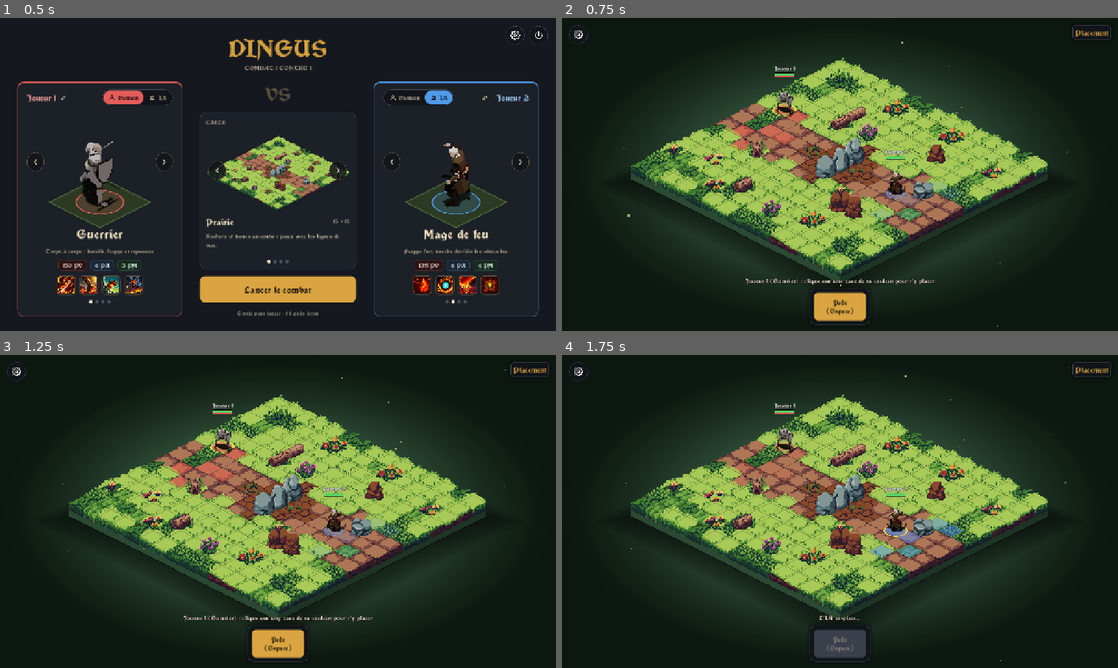
Above: before the commit, frames 1-4 (two rows, left to right).
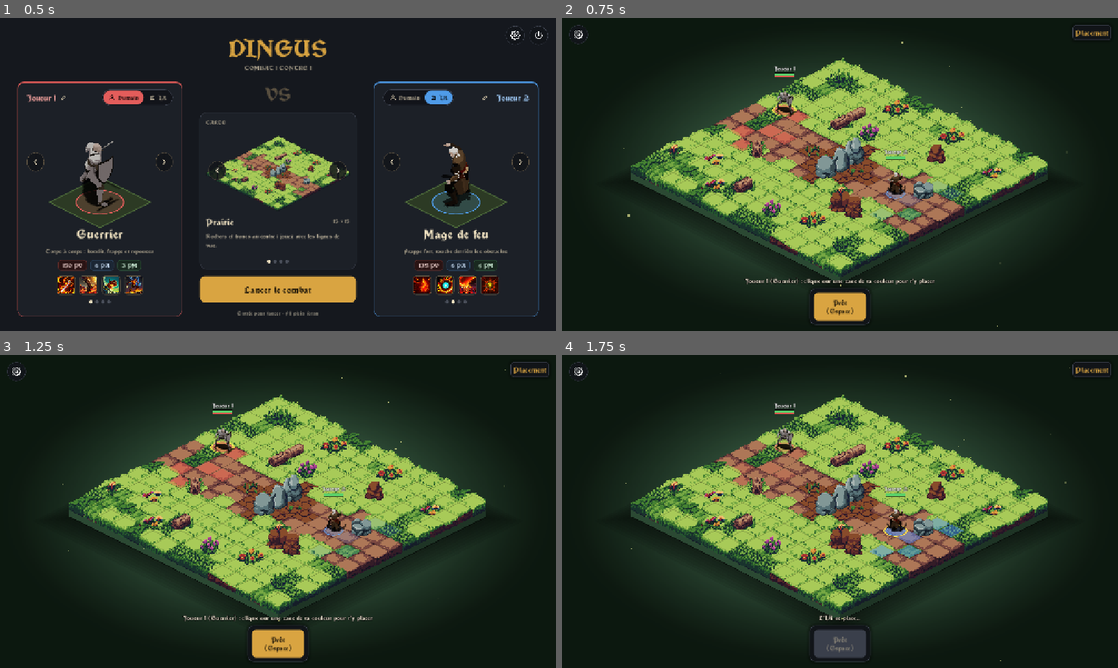
Above: after the commit, the same moments.

Repository: GuenotF/Dingus
Game: Godot game, scene res://scenes/menu.tscn
The game is run twice, just before and just after one commit, with the same random seed, the same clock (stepped at 60 frames per second) and the same inputs.
Inputs:
- Up to frame 1 (0.5 s): no input
- Up to frame 2 (0.75 s): click "Lancer le combat" at 0.5 s
- Up to frame 3 (1.25 s): no input
- Up to frame 4 (1.75 s): click "Prêt (Espace)" at 1.25 s

Frame 1 is identical in both runs. In frame 2, 0.2% of the frame differs, in the area x 25-79%, y 33-75%; in frame 3, 0.2%; in frame 4, 0.2%.

Commit message:
Polish : vent sur les arbres, herbes et fleurs (shader) + réglage
Shader vent.gdshader posé par TileWind sur les tuiles du TileSet (propriété
material) : palmiers et touffes du désert, arbres/sapins/buissons du village,
fleurs de la prairie. Réglage « Animations du décor » dans les paramètres.

Co-Authored-By: Claude Sonnet 5.5 <noreply@anthropic.com>
Claude-Session: https://claude.ai/code/session_016TqoMGpG5jku75qaKDTUnG

Diff:
--- /dev/null
+++ b/assets/shaders/vent.gdshader
@@ -0,0 +1,26 @@
+shader_type canvas_item;
+// Vent sur le décor (arbres, herbes, fleurs) : le haut du sprite se balance, le pied reste fixe.
+// Tout est dans le vertex : le sprite est un quad dont seuls les deux coins du haut bougent,
+// ce qui donne un léger cisaillement. Aucune logique de jeu.
+
+// Zone du sprite dans l'atlas, en coordonnées UV (x, y, largeur, hauteur) : fixée par TileWind.
+uniform vec4 region = vec4(0.0, 0.0, 1.0, 1.0);
+// Déplacement maximal du haut du sprite, en pixels de la tuile.
+uniform float amplitude = 4.0;
+uniform float speed = 1.3;
+// 0 coupe l'effet (réglage « Animations du décor »).
+uniform float strength = 1.0;
+// Pas de quantification en pixels de la tuile (0 = mouvement lisse) : utile en pixel art.
+uniform float snap = 0.0;
+
+void vertex() {
+	float top = clamp(1.0 - (UV.y - region.y) / region.w, 0.0, 1.0);
+	// Une rafale traverse la carte en diagonale : les arbres voisins sont presque en phase.
+	float t = TIME * speed + (VERTEX.x * 0.5 + VERTEX.y) * 0.006;
+	float gust = sin(t) + 0.4 * sin(t * 2.3 + 1.3);
+	float dx = amplitude * top * gust * strength;
+	if (snap > 0.0) {
+		dx = floor(dx / snap + 0.5) * snap;
+	}
+	VERTEX.x += dx;
+}
--- a/scripts/main.gd
+++ b/scripts/main.gd
@@ -67,6 +67,7 @@
 	# Carte : les tuiles sont alignées sur la grille du jeu (centre de la case (0, 0) en (0, 0)).
 	add_child(map)
 	map.position = -map.ground().map_to_local(Vector2i.ZERO) * map.scale
+	TileWind.apply(map) # vent sur arbres, herbes et fleurs
 	map.placement().hide() # les zones sont affichées par le plateau pendant le placement
 
 	board = BoardView.new()
--- /dev/null
+++ b/scripts/map/tile_wind.gd
@@ -0,0 +1,70 @@
+class_name TileWind
+extends RefCounted
+## Pose le shader de vent (assets/shaders/vent.gdshader) sur les tuiles de décor qui s'y prêtent
+## (arbres, herbes, fleurs), via la propriété `material` des tuiles du TileSet.
+## Purement visuel. Réglage joueur : Settings.scenery_animation (coupe l'effet).
+
+const SHADER := preload("res://assets/shaders/vent.gdshader")
+
+## Par TileSet : liste de { "coords": cases de l'atlas, "amplitude": px, "snap": px (0 = lisse) }.
+const CONFIG := {
+	"res://assets/tiles/desert/desert_tileset.tres": [
+		# Palmiers (Tree A1-A4) puis touffes (Flora C1-C4).
+		{"coords": [Vector2i(6, 2), Vector2i(7, 2), Vector2i(0, 3), Vector2i(1, 3)], "amplitude": 5.0, "snap": 0.0},
+		{"coords": [Vector2i(4, 1), Vector2i(5, 1), Vector2i(6, 1), Vector2i(7, 1)], "amplitude": 4.0, "snap": 0.0},
+	],
+	"res://assets/tiles/village/village_tileset.tres": [
+		# Feuillus, puis sapins (plus raides), puis buissons et hautes herbes.
+		{"coords": [Vector2i(2, 4), Vector2i(5, 4), Vector2i(7, 4), Vector2i(0, 5)], "amplitude": 4.5, "snap": 0.0},
+		{"coords": [Vector2i(3, 4), Vector2i(4, 4), Vector2i(6, 4), Vector2i(1, 5)], "amplitude": 2.5, "snap": 0.0},
+		{"coords": [Vector2i(0, 6), Vector2i(1, 6), Vector2i(2, 6), Vector2i(3, 6), Vector2i(4, 6), Vector2i(5, 6)], "amplitude": 5.0, "snap": 0.0},
+	],
+	"res://assets/tiles/terrain_tileset.tres": [
+		# Fleurs et buisson de la prairie (pixel art : mouvement au pixel près).
+		{"coords": [Vector2i(0, 4), Vector2i(1, 4), Vector2i(2, 4), Vector2i(3, 4)], "amplitude": 1.6, "snap": 1.0},
+	],
+}
+
+static var _materials: Array[ShaderMaterial] = []
+static var _prepared := {}
+
+
+## À appeler une fois la carte instanciée.
+static func apply(map: BattleMap) -> void:
+	for layer in [map.ground(), map.ground_detail(), map.decor()]:
+		if layer != null and layer.tile_set != null:
+			_prepare(layer.tile_set)
+	_refresh()
+	if not Settings.changed.is_connected(_refresh):
+		Settings.changed.connect(_refresh)
+
+
+static func _prepare(tile_set: TileSet) -> void:
+	var path := tile_set.resource_path
+	if not CONFIG.has(path) or _prepared.has(path):
+		return
+	_prepared[path] = true
+	var source := tile_set.get_source(tile_set.get_source_id(0)) as TileSetAtlasSource
+	if source == null or source.texture == null:
+		return
+	var tex_size := Vector2(source.texture.get_size())
+	var cell := Vector2(source.texture_region_size)
+	for group in CONFIG[path]:
+		for coords: Vector2i in group["coords"]:
+			if not source.has_tile(coords):
+				continue
+			var material := ShaderMaterial.new()
+			material.shader = SHADER
+			var origin := Vector2(coords) * cell / tex_size
+			var size := cell / tex_size
+			material.set_shader_parameter("region", Vector4(origin.x, origin.y, size.x, size.y))
+			material.set_shader_parameter("amplitude", group["amplitude"])
+			material.set_shader_parameter("snap", group["snap"])
+			source.get_tile_data(coords, 0).material = material
+			_materials.append(material)
+
+
+static func _refresh() -> void:
+	var on := 1.0 if Settings.scenery_animation else 0.0
+	for material in _materials:
+		material.set_shader_parameter("strength", on)
--- a/scripts/settings.gd
+++ b/scripts/settings.gd
@@ -15,6 +15,8 @@
 var fullscreen := false
 ## Particules d'ambiance du fond : 0 aucune, 1 réduites, 2 complètes.
 var particles_level := 2
+## Animations du décor (vent sur arbres, herbes et fleurs).
+var scenery_animation := true
 
 const PARTICLES_LABELS: Array[String] = ["Aucune", "Réduites", "Complètes"]
 
@@ -47,6 +49,11 @@
 
 func set_particles_level(value: int) -> void:
 	particles_level = clampi(value, 0, PARTICLES_LABELS.size() - 1)
+	_commit()
+
+
+func set_scenery_animation(value: bool) -> void:
+	scenery_animation = value
 	_commit()
 
 
@@ -85,6 +92,7 @@
 	cfg.set_value("audio", "muted", muted)
 	cfg.set_value("display", "fullscreen", fullscreen)
 	cfg.set_value("display", "particles", particles_level)
+	cfg.set_value("display", "scenery_animation", scenery_animation)
 	cfg.save(FILE)
 
 
@@ -96,4 +104,5 @@
 	voice_volume = clampf(float(cfg.get_value("audio", "voice", 1.0)), 0.0, 1.0)
 	muted = bool(cfg.get_value("audio", "muted", false))
 	fullscreen = bool(cfg.get_value("display", "fullscreen", false))
+	scenery_animation = bool(cfg.get_value("display", "scenery_animation", true))
 	particles_level = clampi(int(cfg.get_value("display", "particles", 2)), 0, PARTICLES_LABELS.size() - 1)
--- a/scripts/view/settings_panel.gd
+++ b/scripts/view/settings_panel.gd
@@ -14,6 +14,7 @@
 var _mute: Button
 var _fullscreen: Button
 var _particles: Button
+var _scenery: Button
 
 
 func _ready() -> void:
@@ -69,6 +70,11 @@
 		Settings.set_particles_level((Settings.particles_level + 1) % Settings.PARTICLES_LABELS.size()))
 	box.add_child(particles_row[1])
 
+	var scenery_row := _toggle_row("Animations du décor")
+	_scenery = scenery_row[0]
+	_scenery.toggled.connect(func(on: bool) -> void: Settings.set_scenery_animation(on))
+	box.add_child(scenery_row[1])
+
 	var back := W.menu_button("Retour", true)
 	back.pressed.connect(close)
 	box.add_child(back)
@@ -108,6 +114,8 @@
 	_fullscreen.set_pressed_no_signal(Settings.fullscreen)
 	_fullscreen.text = "Oui" if Settings.fullscreen else "Non"
 	_particles.text = Settings.PARTICLES_LABELS[Settings.particles_level]
+	_scenery.set_pressed_no_signal(Settings.scenery_animation)
+	_scenery.text = "Oui" if Settings.scenery_animation else "Non"
 
 
 ## [slider, label de valeur, ligne complète]
